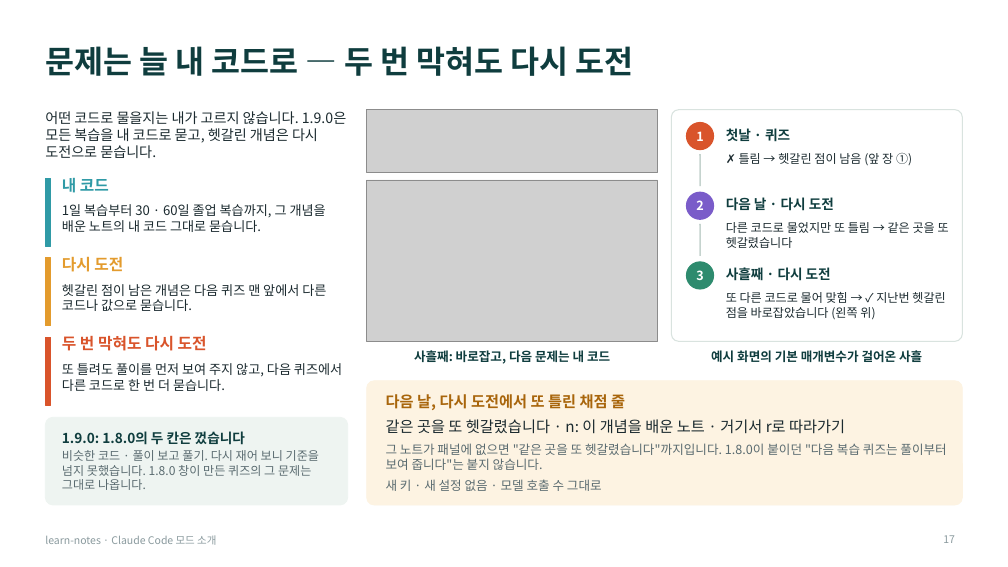
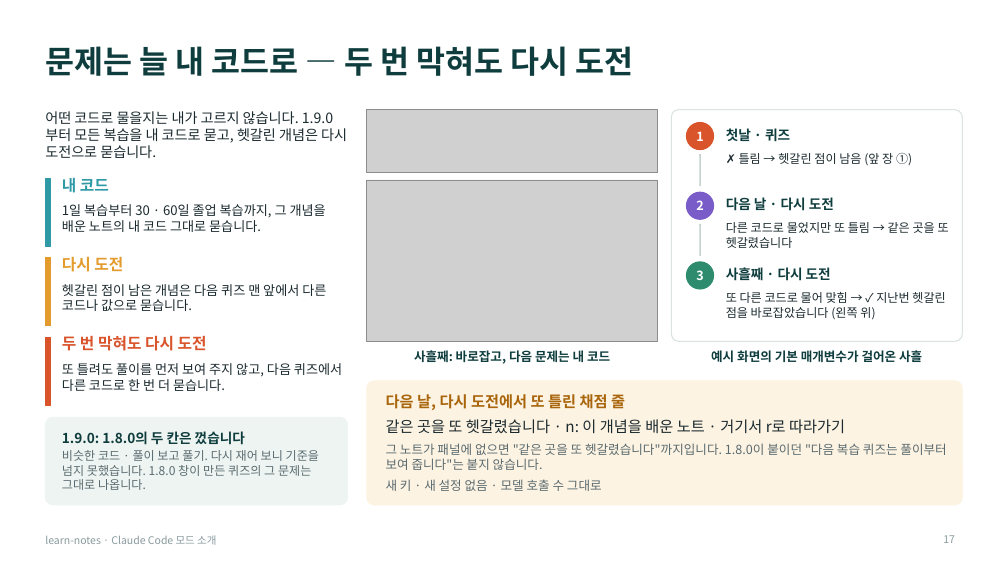
Before and after one commit to Owen-YC/learn-notes, a slide deck: slide 17 of docs/team/learn-notes-intro.pptx. Drawn at 1008x567 pixels with LibreOffice and Linux fonts; fonts in the diff are those of the drawing; grey boxes stand for pictures. Boxes give left, top, right and bottom in pixels: in the first picture for what was removed or moved away, otherwise in the second. Text is boxed around its words. In the diff, an @@ line names an element or a change of style, - is before the commit and + after.

```diff
--- a/docs/team/learn-notes-intro.pptx
+++ b/docs/team/learn-notes-intro.pptx
@@ text at <box>45,111,347,158</box>: text changed @@
-어떤 코드로 물을지는 내가 고르지 않습니다. 1.9.0은 모든 복습을 내 코드로 묻고, 헷갈린 개념은 다시 도전으로 묻습니다.
+어떤 코드로 물을지는 내가 고르지 않습니다. 1.9.0부터 모든 복습을 내 코드로 묻고, 헷갈린 개념은 다시 도전으로 묻습니다.
```
Also in this commit, not shown: 4 other slides changed, 6 other files.
